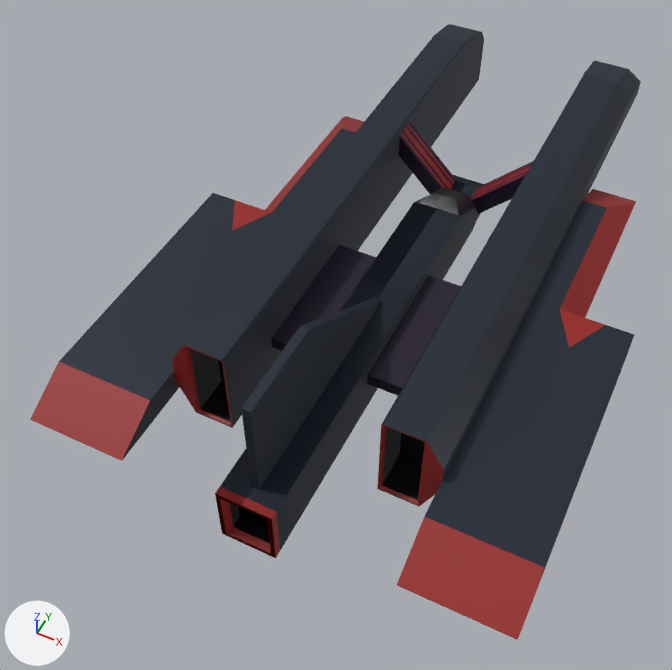
What one commit did to the Blender file Groups/Alicia_Anna_Elli_John/assets/space_cruiser.blend.
The view is the same before and after, from a 50 mm lens placed at (12.2, -25.0, 25.2), pointed at (2.1, -4.8, -0.1). Lighting does not change. The marker at lower left points along +X, +Y and +Z.
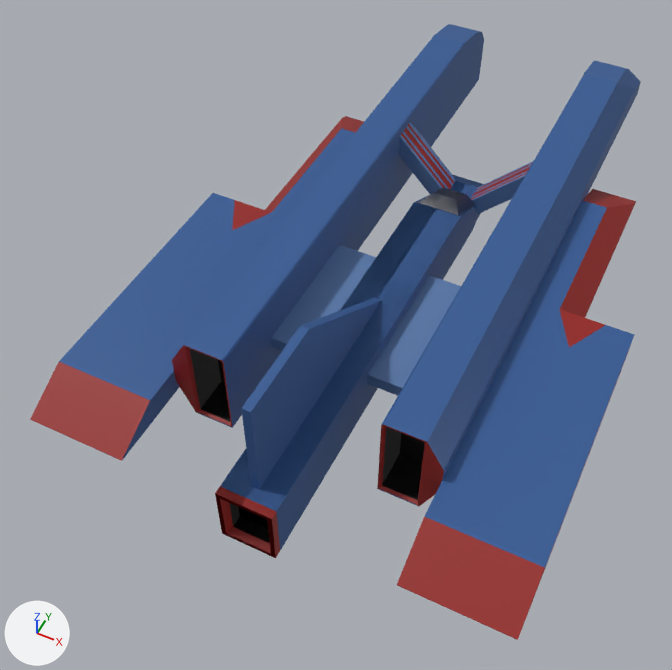
The edits, one by one:
Material 'Material.002' (mat_material_002) changes colour from dark blue #0f1c2e to blue #305994; in linear values from (0.00471, 0.0114, 0.0272) to (0.0292, 0.0998, 0.296).
Material 'Material.001' (mat_material_001) changes colour from black #180729 to blue #5b7cad; in linear values from (0.0094, 0.00215, 0.022) to (0.105, 0.202, 0.418).

Changed parts and their boxes (x1, y1, x2, y2) in the pictures (672 x 670 px):
'Cube', recoloured
    both: (57, 24, 641, 570)
